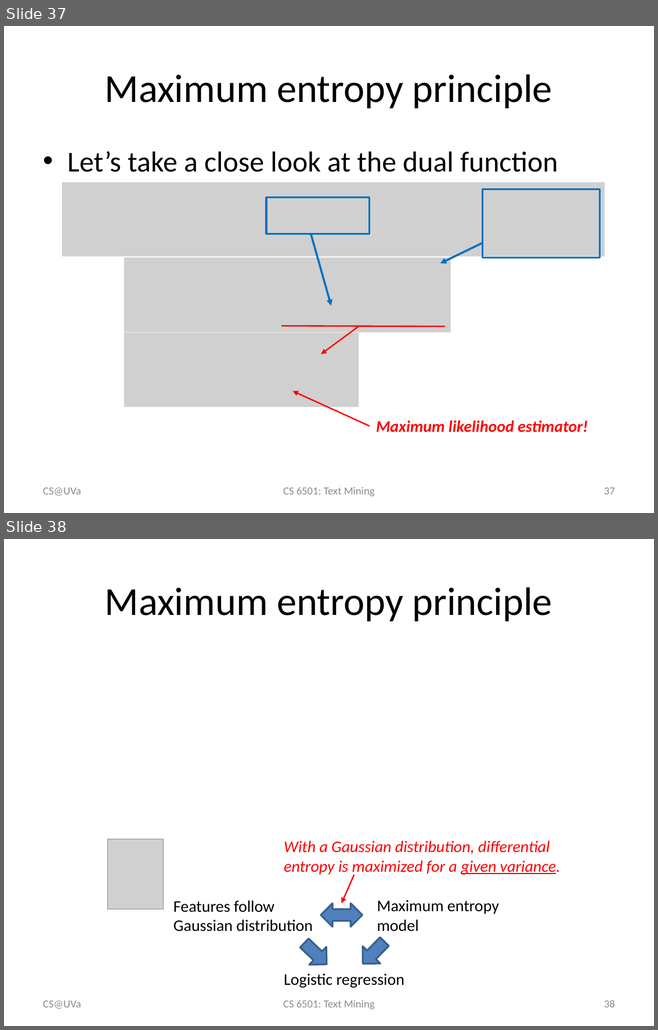
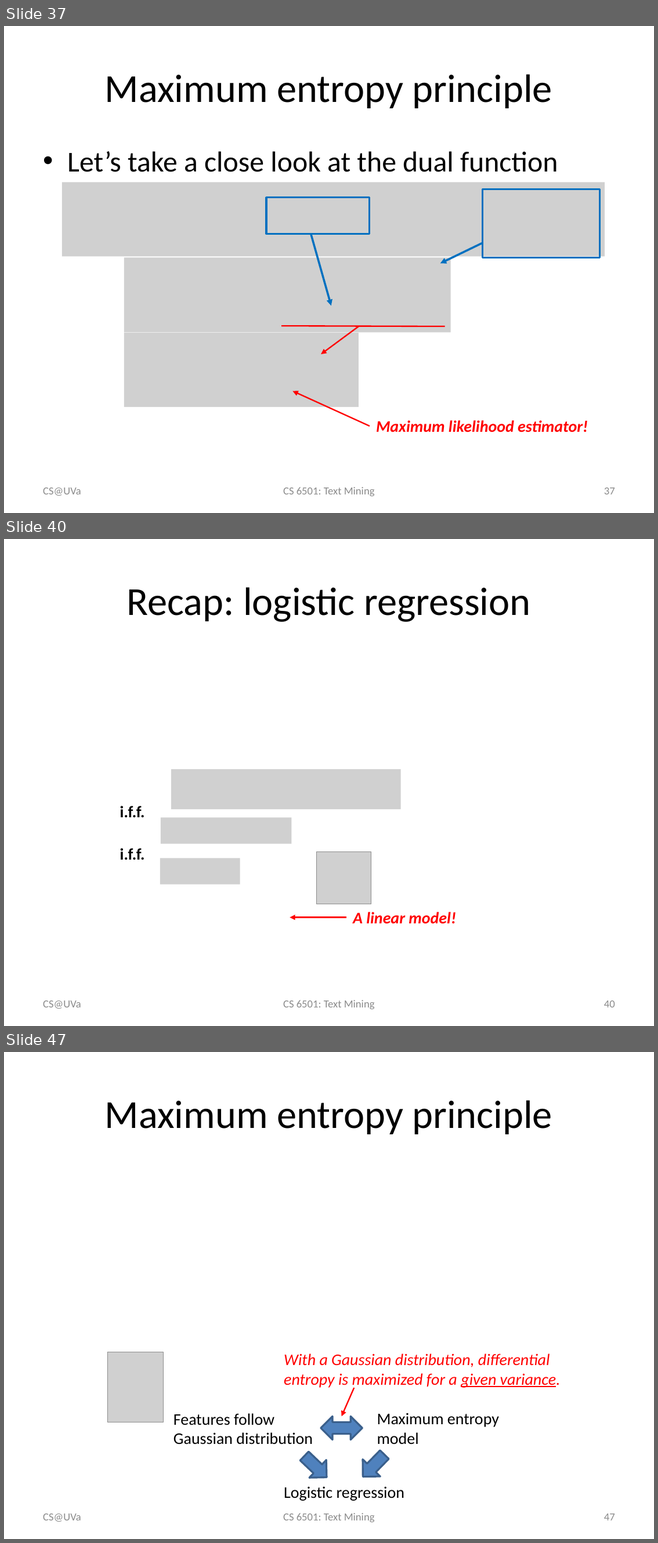
Before and after one commit to wang296/CS6501-Text-Mining, a slide deck: docs/Logistic Regression.pptx. Shown one above the other, each under a label of ours: slides 37 and 38 before the commit, slides 37, 40 and 47 after it; the slides between them are not shown. The pictures are 658x1030 and 658x1543 pixels, drawn with LibreOffice and Linux fonts; fonts in the diff are those of the drawing; grey boxes stand for pictures. Boxes give left, top, right and bottom in pixels: in the first picture for what was removed or moved away, otherwise in the second. Text is boxed around its words. In the diff, an @@ line names an element or a change of style, - is before the commit and + after.

```diff
--- a/docs/Logistic Regression.pptx
+++ b/docs/Logistic Regression.pptx
@@ slide 40 added at [4, 539, 654, 1026], background #FFFFFF @@
@@ title added at [126, 587, 530, 622], 44 pt, text #000000 @@
+Recap: logistic regression
@@ picture added at [171, 770, 400, 810] @@
@@ text added at [120, 806, 145, 817], 18 pt, text #000000, bold @@
+i.f.f.
@@ picture added at [161, 817, 291, 843] @@
@@ text added at [120, 848, 145, 860], 18 pt, text #000000, bold @@
+i.f.f.
@@ picture added at [160, 858, 240, 884] @@
@@ picture added at [317, 852, 371, 904] @@
@@ arrow added from (346, 918) to (290, 918), #FF0000 1.5 pt @@
@@ text added at [353, 912, 456, 924], 18 pt, text #FF0000, bold, italic @@
+A linear model!
@@ text added at [43, 1001, 81, 1009], 12 pt, text #8C8C8C @@
+CS@UVa
@@ text added at [283, 1000, 375, 1009], 12 pt, text #8C8C8C @@
+CS 6501: Text Mining
@@ page number added at [604, 1001, 615, 1008], 12 pt, text #8C8C8C @@
+40
@@ what was slide 38 is now slide 47 @@
@@ page number at [604, 1514, 615, 1521]: text changed @@
-38
+47
```
Also in this commit, not shown: 3 slides changed, 10 other slides added, 2 other files.
